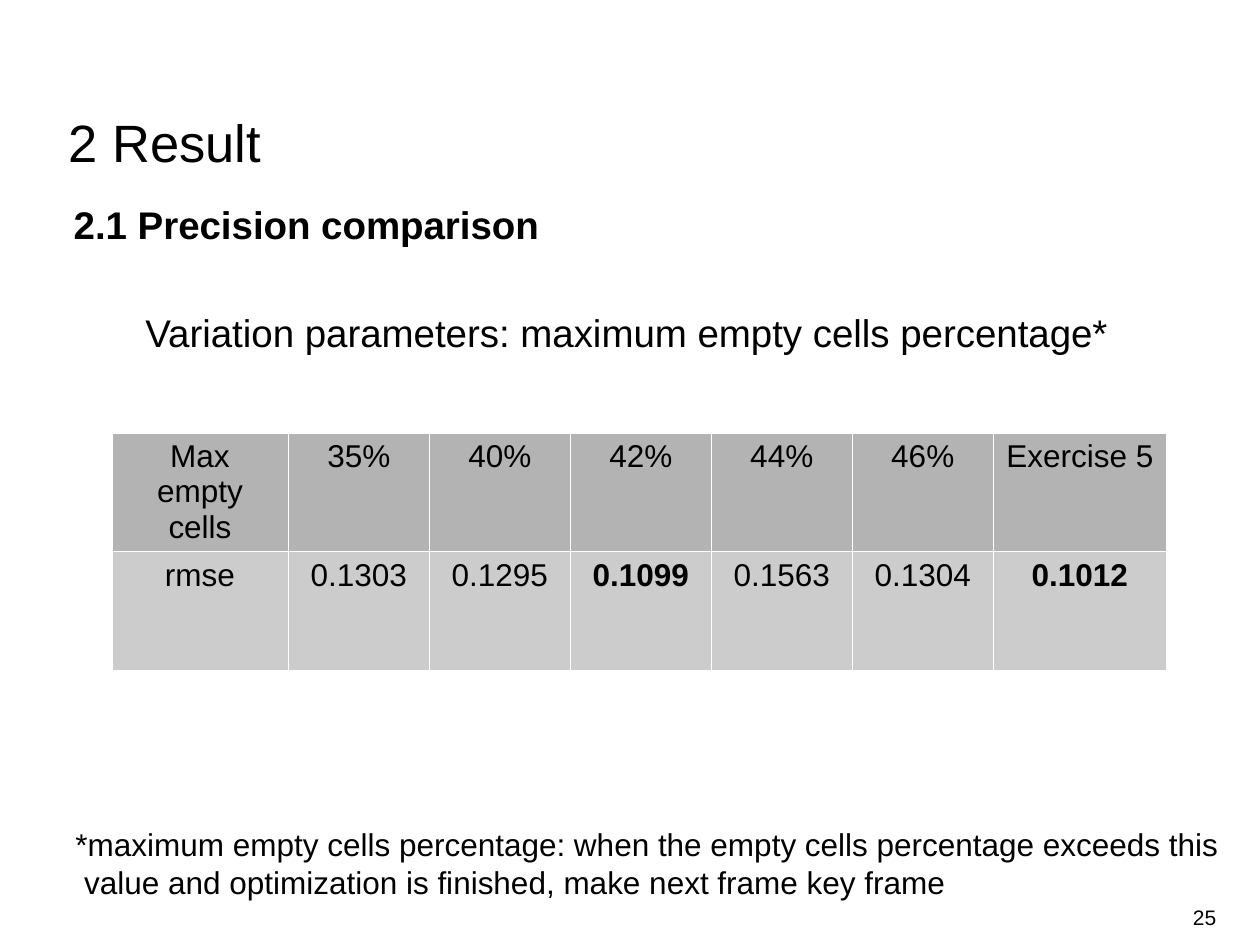
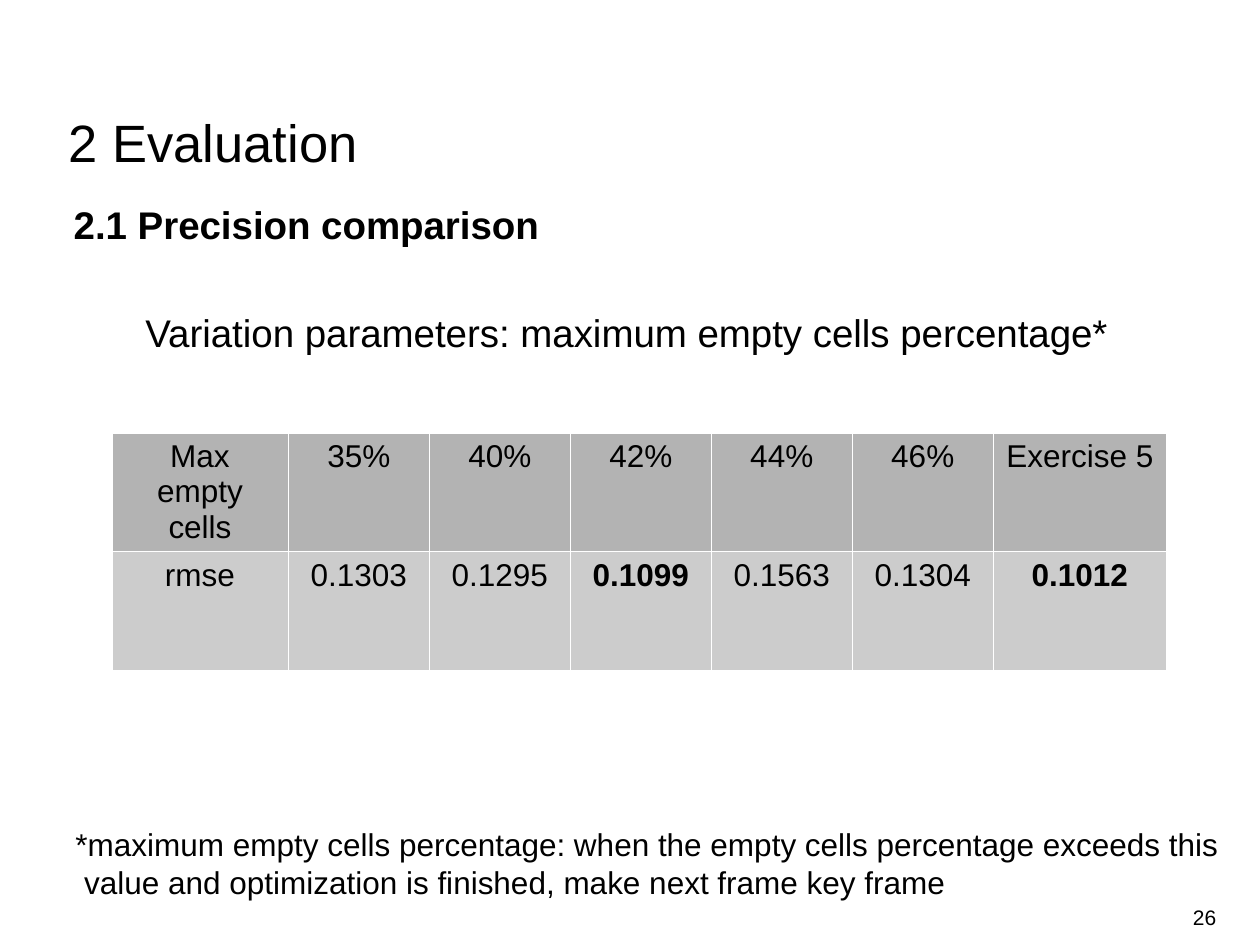
Before and after one commit to Tom-Huang/visual_navigation, a slide deck: slide 26 of FInal_Indirect Visual Odometry with Optical Flow.pdf.odp (slide 25 before the commit). Drawn at 1260x945 pixels with LibreOffice and Linux fonts; fonts in the diff are those of the drawing; background and template pictures are left out. Boxes give left, top, right and bottom in pixels: in the first picture for what was removed or moved away, otherwise in the second. Text is boxed around its words. In the diff, an @@ line names an element or a change of style, - is before the commit and + after.

```diff
--- a/FInal_Indirect Visual Odometry with Optical Flow.pdf.odp
+++ b/FInal_Indirect Visual Odometry with Optical Flow.pdf.odp
@@ title at bbox=[69, 124, 357, 163]: text changed @@
-2 Result
+2 Evaluation
@@ page number at bbox=[1193, 910, 1216, 926]: text changed @@
-25
+26
```
Also in this commit, not shown: 17 other slides changed, 1 slide added, 2 other files.
